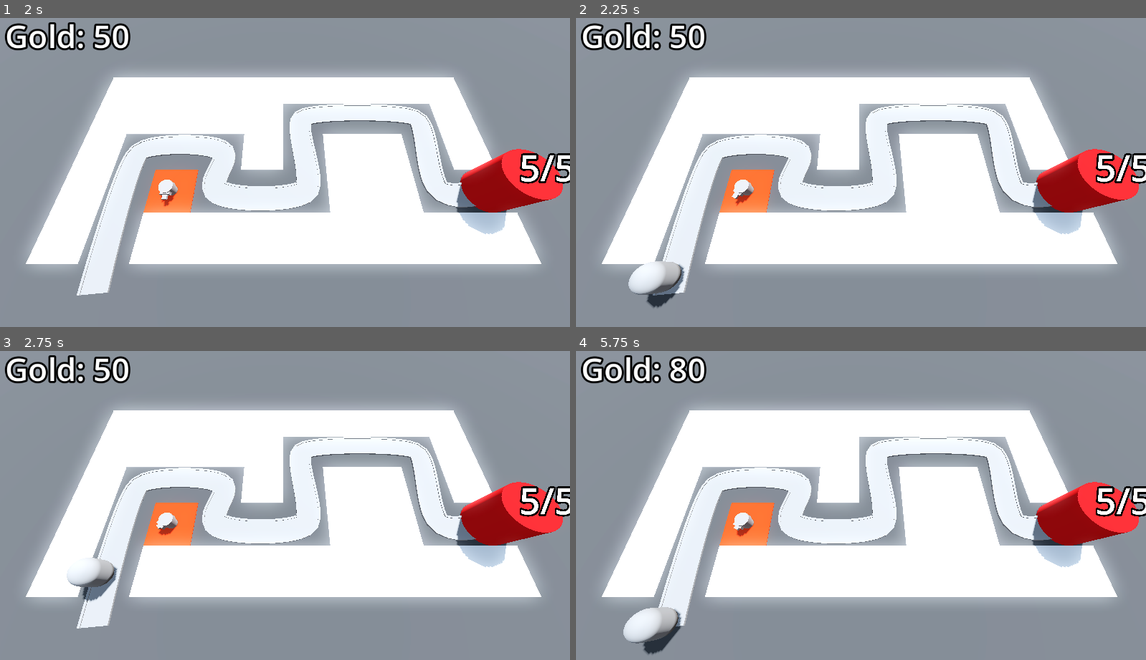
Above: before the commit, frames 1-4 (two rows, left to right).
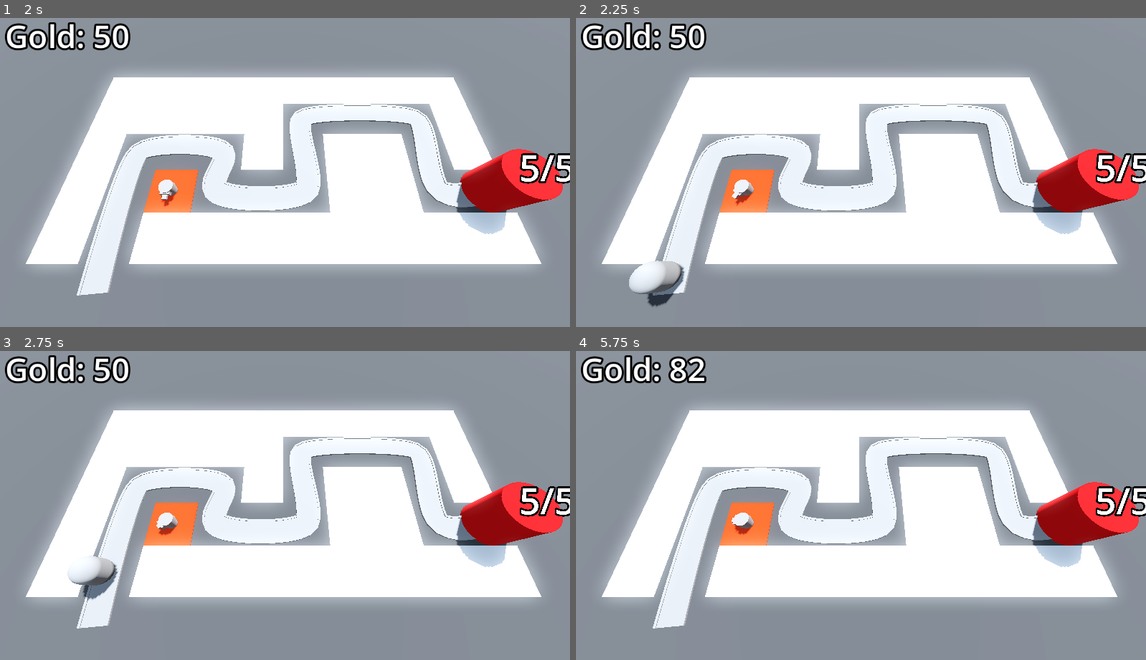
Above: after the commit, the same moments.

Repository: SugarF0x/barblast-3d
Game: Godot game, scene res://BaseLevel.tscn
Two runs of this game, one before a commit and one after it. Both use one fixed random seed, a clock stepped at 60 frames per second and the inputs below.
Inputs (mouse positions are in pixels of both pictures, inside the frame that each line leads up to):
- Up to frame 1 (2 s): tap Enter at 0.5 s; move the mouse to (410, 150) at 0.52 s; click (410, 150) at 0.6 s; tap Space at 1.25 s; move the mouse to (171, 181) at 1.27 s; click (171, 181) at 1.35 s
- Up to frame 2 (2.25 s): tap Enter at 2 s; move the mouse to (918, 95) at 2.02 s; click (918, 95) at 2.1 s
- Up to frame 3 (2.75 s): no input
- Up to frame 4 (5.75 s): move the mouse to (832, 564) at 2.77 s; click (832, 564) at 2.85 s; move the mouse to (1032, 548) at 3.52 s; click (1032, 548) at 3.6 s; move the mouse to (690, 449) at 4.27 s; click (690, 449) at 4.35 s; move the mouse to (889, 499) at 5.02 s; click (889, 499) at 5.1 s

Frame 1 is identical in both runs. In frame 2, less than 0.1% of the frame differs, in the area x 9-30%, y 55-94%; in frame 3, 0.2%; in frame 4, 1.3%, in the area x 8-30%, y 1-99%.

Commit message:
add enemy difficulty increase

Diff:
--- a/DifficultyManager/difficulty_manager.gd
+++ b/DifficultyManager/difficulty_manager.gd
@@ -4,6 +4,7 @@
 
 @export var game_length := 30
 @export var spawn_time_curve: Curve
+@export var enemy_health_curve: Curve
 
 
 @onready var level_duration_timer: Timer = %LevelDurationTimer
@@ -16,3 +17,5 @@
 func game_progress_ratio() -> float: return 1.0 - level_duration_timer.time_left / game_length
 
 func get_spawn_time() -> float: return spawn_time_curve.sample(game_progress_ratio())
+
+func get_enemy_difficulty() -> float: return enemy_health_curve.sample(game_progress_ratio())
--- a/DifficultyManager/difficulty_manager.tscn
+++ b/DifficultyManager/difficulty_manager.tscn
@@ -1,16 +1,21 @@
-[gd_scene load_steps=3 format=3 uid="uid://b4ykk1i4fn341"]
+[gd_scene load_steps=4 format=3 uid="uid://b4ykk1i4fn341"]
 
 [ext_resource type="Script" path="res://DifficultyManager/difficulty_manager.gd" id="1_7usqn"]
 
 [sub_resource type="Curve" id="Curve_f8x62"]
-min_value = 0.25
+min_value = 1.0
 max_value = 2.0
-_data = [Vector2(0, 2), 0.0, -1.75, 0, 1, Vector2(1, 0.25), -1.75, 0.0, 1, 0]
+_data = [Vector2(0, 2), 0.0, -1.0, 0, 1, Vector2(1, 1), -1.0, 0.0, 1, 0]
+point_count = 2
+
+[sub_resource type="Curve" id="Curve_6tvb4"]
+_data = [Vector2(0, 0), 0.0, 1.0, 0, 1, Vector2(1, 1), 1.0, 0.0, 1, 0]
 point_count = 2
 
 [node name="DifficultyManager" type="Node"]
 script = ExtResource("1_7usqn")
 spawn_time_curve = SubResource("Curve_f8x62")
+enemy_health_curve = SubResource("Curve_6tvb4")
 
 [node name="LevelDurationTimer" type="Timer" parent="."]
 unique_name_in_owner = true
--- a/Enemy/enemy.gd
+++ b/Enemy/enemy.gd
@@ -1,8 +1,10 @@
+class_name Enemy
 extends PathFollow3D
 
 
 @export_range(1.0,10.0) var speed := 5.0
 @export var bounty := 15
+@export var max_health := 2
 
 
 @onready var base = get_tree().get_first_node_in_group("base")
@@ -14,6 +16,12 @@
 func _process(delta: float) -> void:
 	progress += speed * delta
 	if progress_ratio == 1.0: attack()
+
+func _setup(health: int, bounty: int, speed: float) -> void:
+	health_component.max_health = health
+	health_component.health = health
+	self.speed = speed
+	self.bounty = bounty
 
 
 func attack():
--- a/EnemyPath.gd
+++ b/EnemyPath.gd
@@ -12,7 +12,16 @@
 	set_timer()
 
 
-func spawn_enemy() -> void: add_child(enemy_scene.instantiate())
+func spawn_enemy() -> void:
+	var enemy: Enemy = enemy_scene.instantiate()
+	add_child(enemy)
+
+	var difficulty = difficulty_manager.get_enemy_difficulty()
+	var health = enemy.max_health + int(2 * difficulty)
+	var bounty = enemy.bounty + int(enemy.bounty * difficulty)
+	var speed = enemy.speed + enemy.speed * difficulty * .5
+
+	enemy._setup(health, bounty, speed)
 
 func set_timer() -> void: enemy_spawn_timer.start(difficulty_manager.get_spawn_time())
 
Not shown: 4 places in MeshLibraries/SpaceLibrary.tres that only renumber resources
